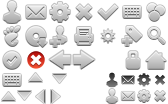
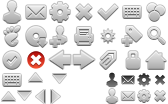
Two versions of the same layered image (168 x 104). Layer-by-layer changes:
added layer "attachmentdark" above "okdark" over 99, 50, 117, 70
